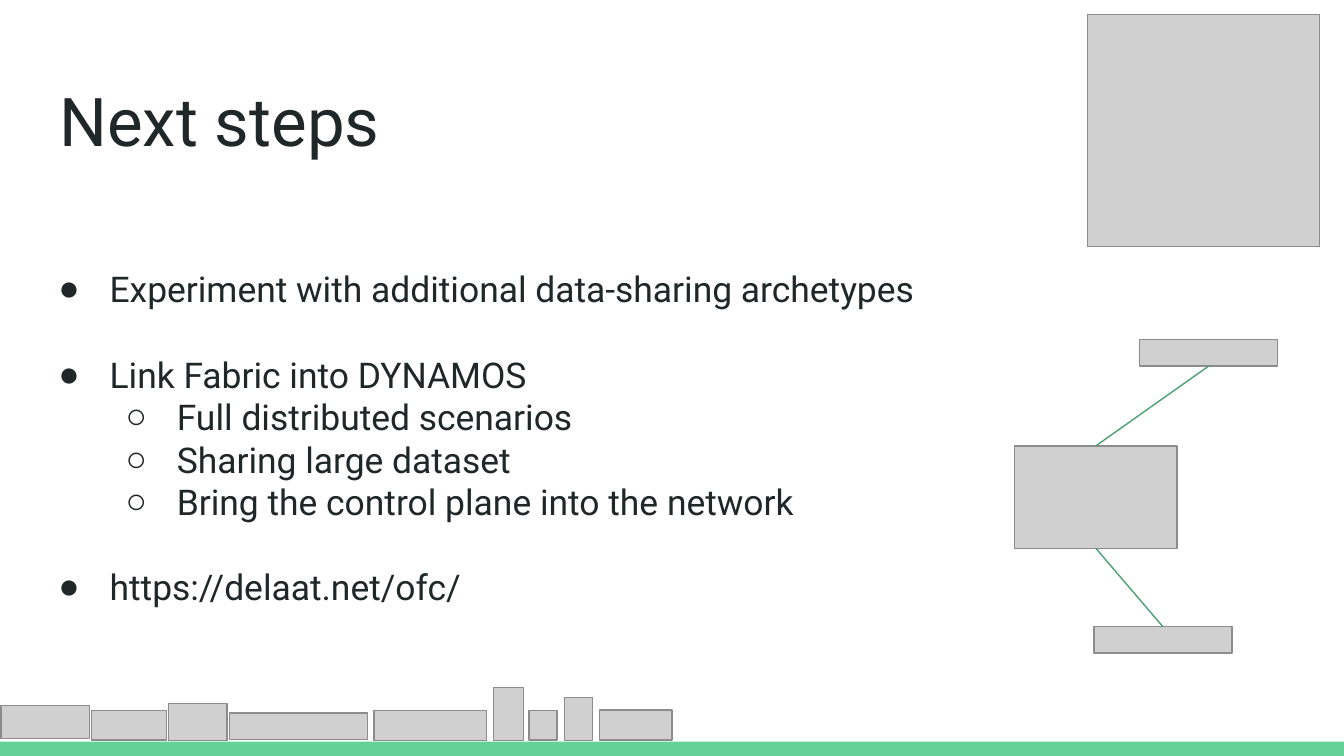
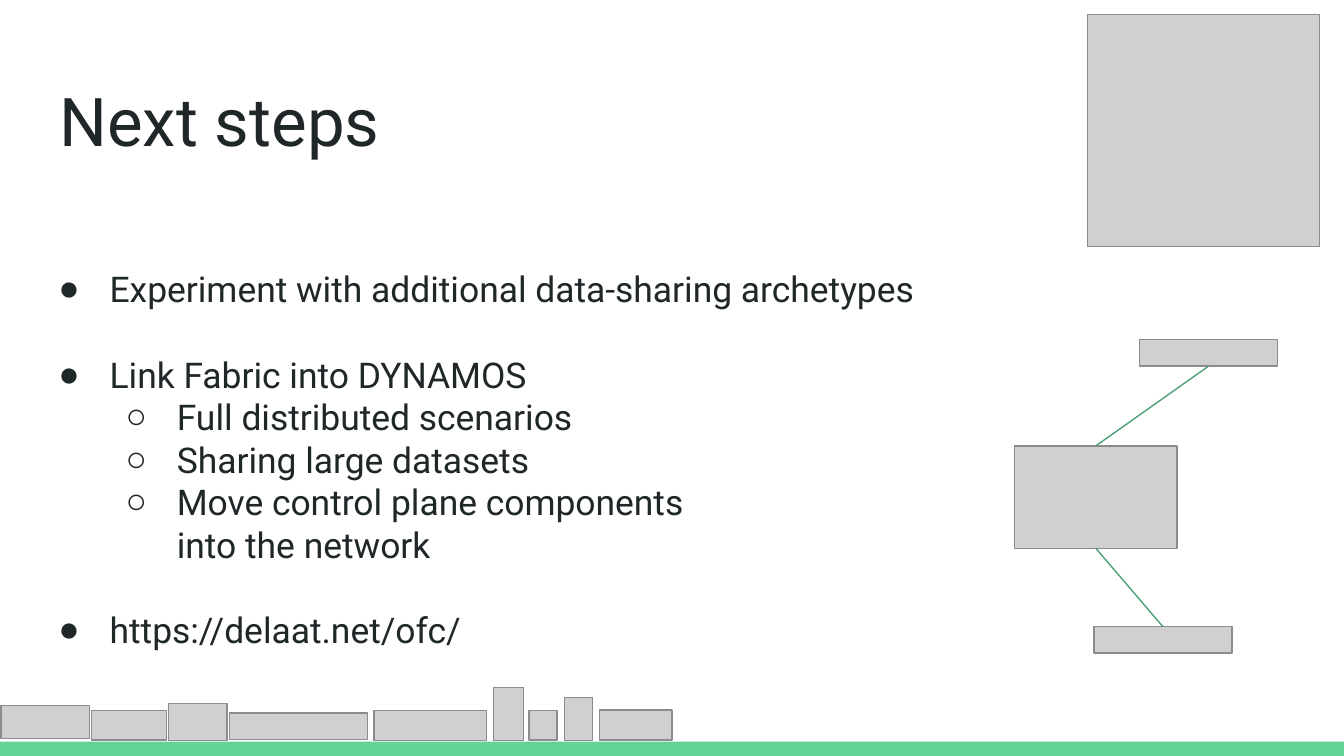
Before and after one commit to Jorrit05/DYNAMOS, a slide deck: slide 5 of docs/slides/panel.pptx (slide 4 before the commit). Drawn at 1344x756 pixels with LibreOffice and Linux fonts; fonts in the diff are those of the drawing; grey boxes stand for pictures. Boxes give left, top, right and bottom in pixels: in the first picture for what was removed or moved away, otherwise in the second. Text is boxed around its words. In the diff, an @@ line names an element or a change of style, - is before the commit and + after.

```diff
--- a/docs/slides/panel.pptx
+++ b/docs/slides/panel.pptx
@@ text at (x1=177, y1=446, x2=684, y2=559): text changed @@
-  ○ Sharing large dataset
-  ○ Bring the control plane into the network
+  ○ Sharing large datasets
+  ○ Move control plane components
+    into the network
```
Also in this commit, not shown: 1 other slide changed, 1 slide added, 38 other files.
